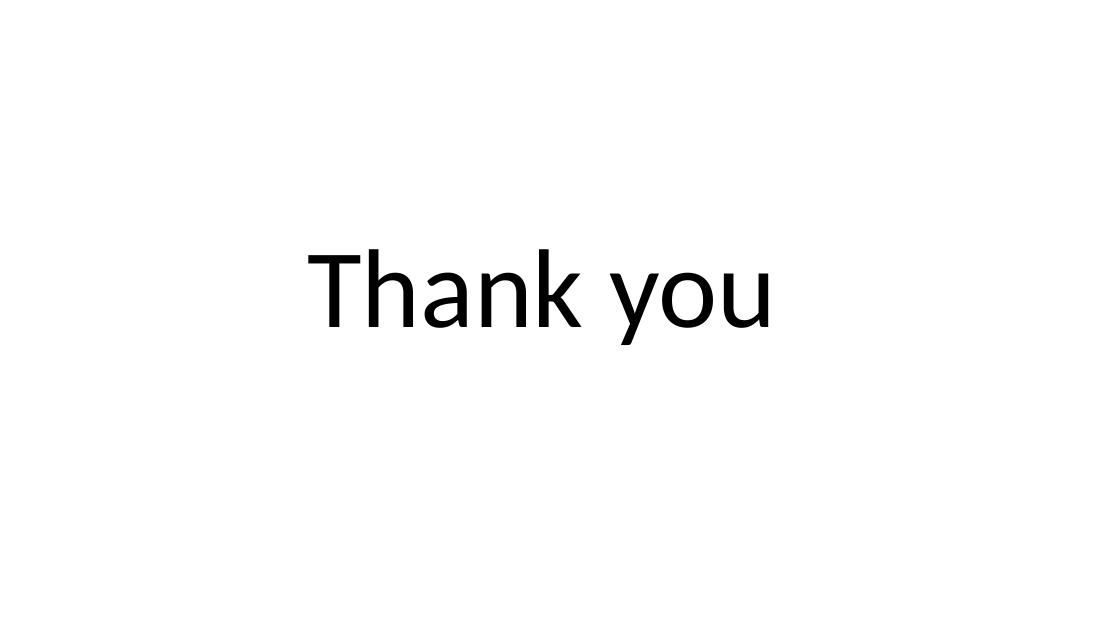
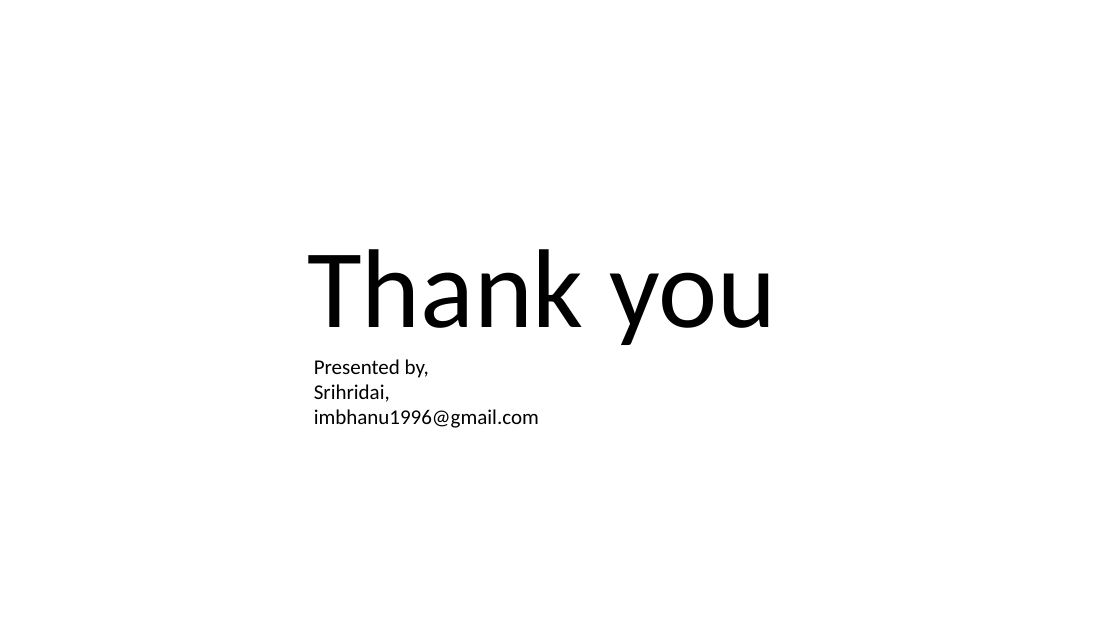
Before and after one commit to BhanuSrihridai/Sparklemiknds, a slide deck: slide 10 of In the Fast Lane.pptx. Drawn at 1120x630 pixels with LibreOffice and Linux fonts; fonts in the diff are those of the drawing; background and template pictures are left out. Boxes give left, top, right and bottom in pixels: in the first picture for what was removed or moved away, otherwise in the second. Text is boxed around its words. In the diff, an @@ line names an element or a change of style, - is before the commit and + after.

```diff
--- a/In the Fast Lane.pptx
+++ b/In the Fast Lane.pptx
@@ text added at bbox=[314, 359, 539, 428], 18 pt, text #000000 @@
+Presented by,
+Srihridai,
+imbhanu1996@gmail.com
```
Also in this commit, not shown: 2 other slides changed.
